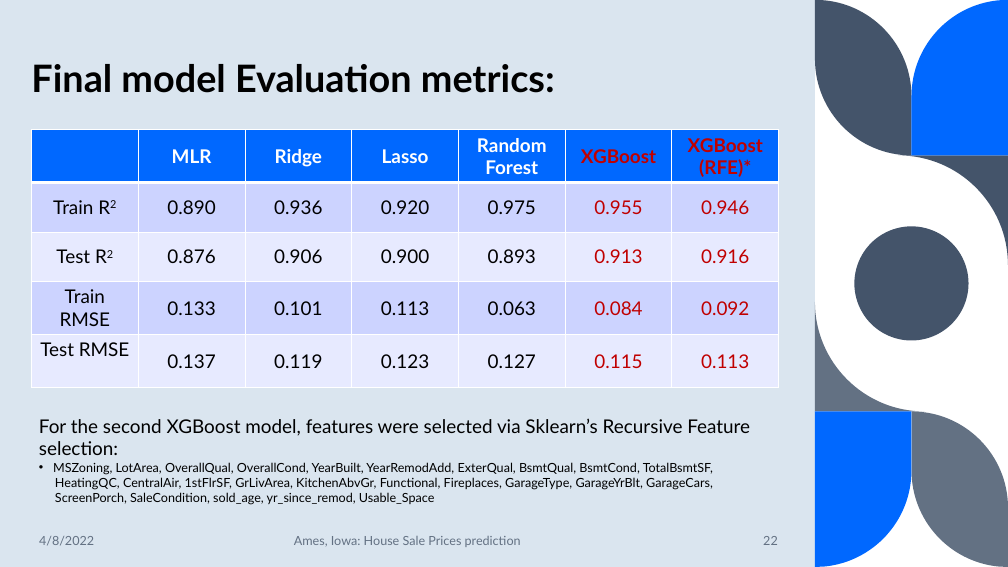
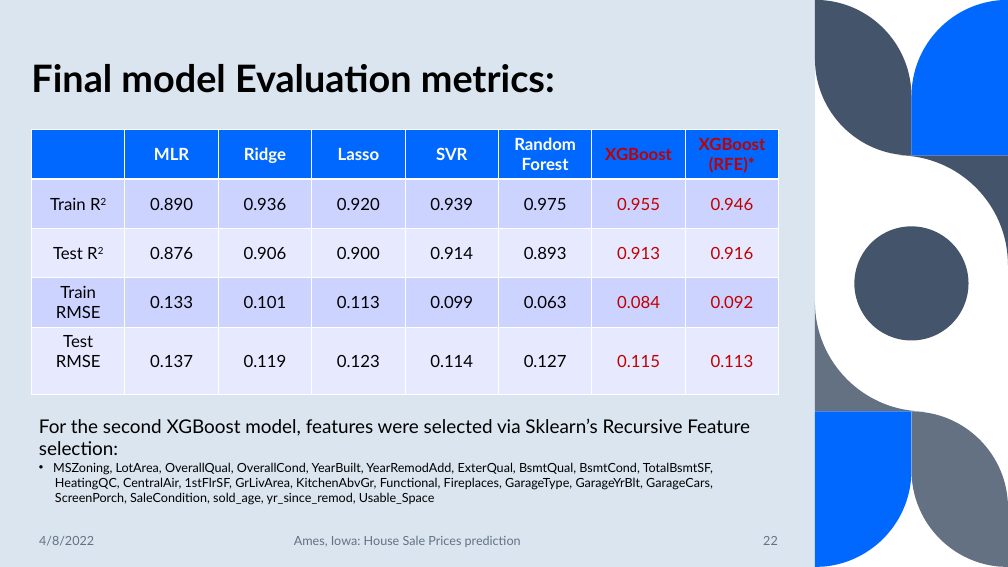
Before and after one commit to suhitasva/ML_Project, a slide deck: slide 22 of ML_Project.pptx. Drawn at 1008x567 pixels with LibreOffice and Linux fonts; fonts in the diff are those of the drawing. Boxes give left, top, right and bottom in pixels: in the first picture for what was removed or moved away, otherwise in the second. Text is boxed around its words. In the diff, an @@ line names an element or a change of style, - is before the commit and + after.

```diff
--- a/ML_Project.pptx
+++ b/ML_Project.pptx
@@ table at [32,130,782,377] @@
+column 5: SVR | 0.939 | 0.914 | 0.099 | 0.114
@@ table: place and size @@
-table at [32,130,778,388]
+table at [32,130,782,377]
```
Also in this commit, not shown: 4 other slides changed.
